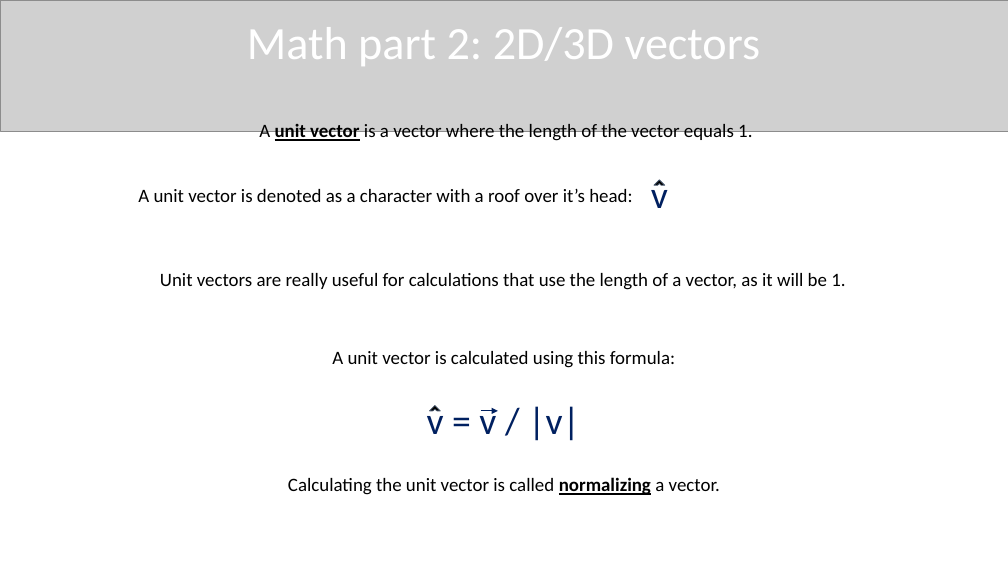
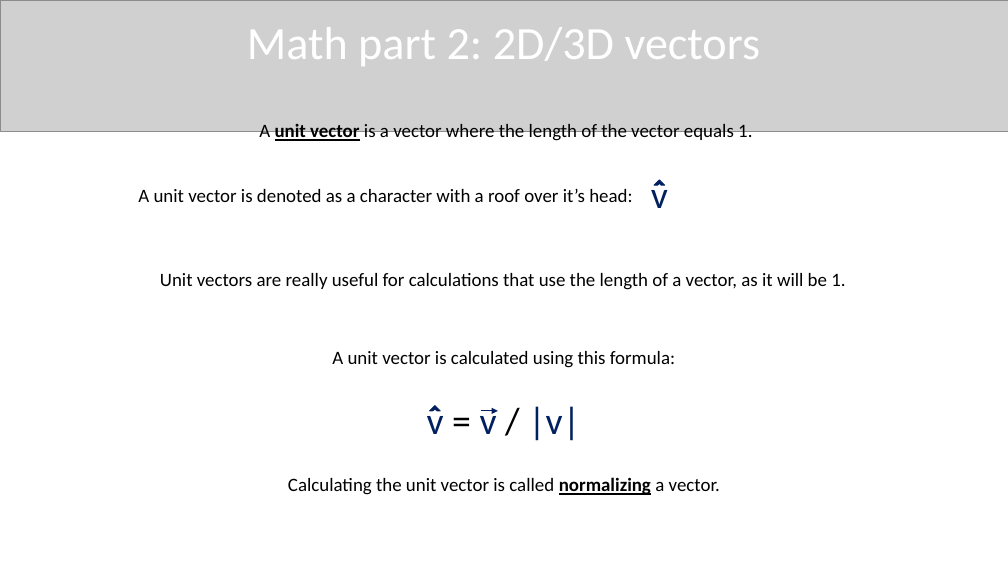
Before and after one commit to QuincyJacobs/WebGLTutorial, a slide deck: slide 95 of Presentation/Presentation WebGL.pptx. Drawn at 1008x567 pixels with LibreOffice and Linux fonts; fonts in the diff are those of the drawing; grey boxes stand for pictures. Boxes give left, top, right and bottom in pixels: in the first picture for what was removed or moved away, otherwise in the second. Text is boxed around its words. In the diff, an @@ line names an element or a change of style, - is before the commit and + after.

```diff
--- a/Presentation/Presentation WebGL.pptx
+++ b/Presentation/Presentation WebGL.pptx
@@ half frame at (x1=654, y1=180, x2=665, y2=191): fill #000000 to #002060; outline #44546A 0.75 pt to #002060 0.75 pt @@
@@ text "v = v / |v|" at (x1=427, y1=405, x2=580, y2=441): text colour #002060 to #000000 in "= /" @@
@@ half frame at (x1=429, y1=405, x2=440, y2=416): fill #000000 to #002060; outline #44546A 0.75 pt to #002060 0.75 pt @@
```
Also in this commit, not shown: 4 other slides changed, 4 slides added, 1 other file.
